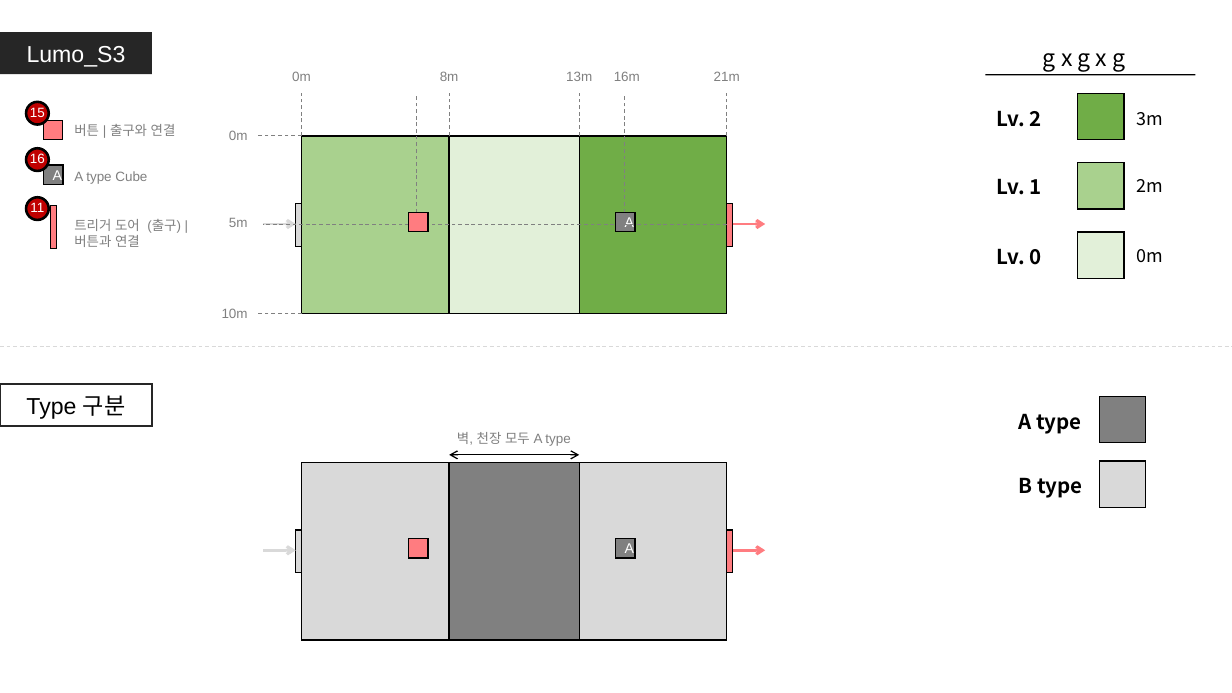
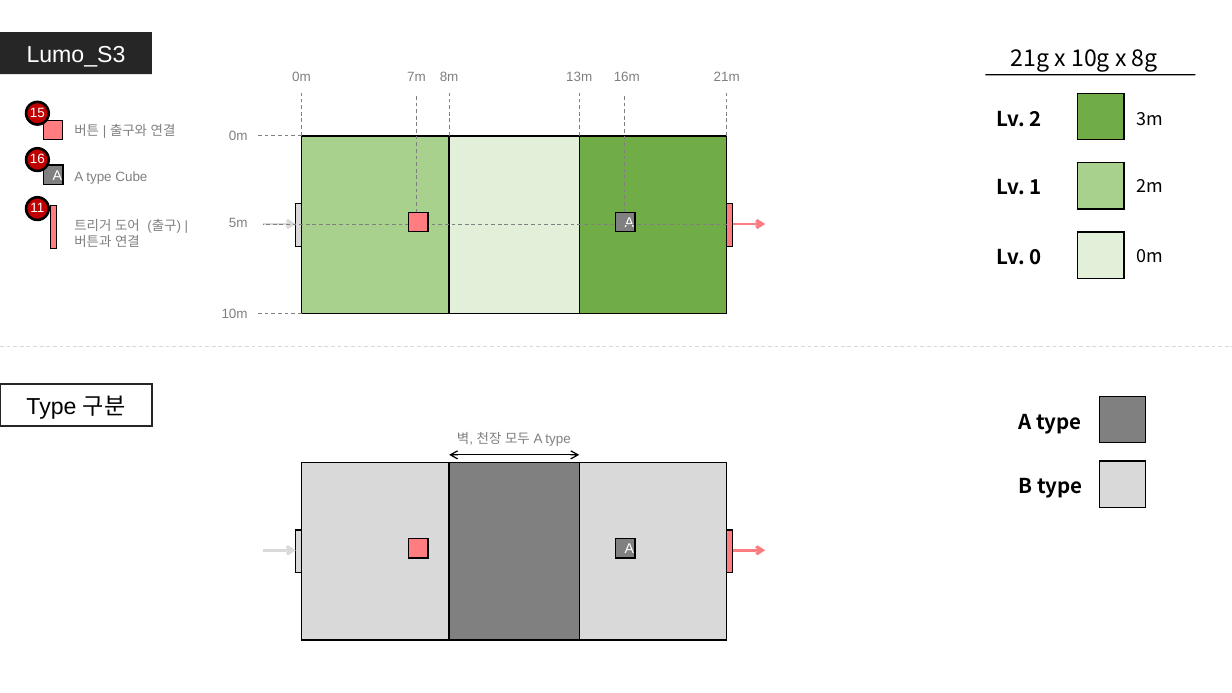
Before and after one commit to GGMGangsterHamster/GangsterHamster, a slide deck: slide 3 of Documents/Lumo_Stage.pptx (slide 1 before the commit). Drawn at 1232x693 pixels with LibreOffice and Linux fonts; fonts in the diff are those of the drawing. Boxes give left, top, right and bottom in pixels: in the first picture for what was removed or moved away, otherwise in the second. Text is boxed around its words. In the diff, an @@ line names an element or a change of style, - is before the commit and + after.

```diff
--- a/Documents/Lumo_Stage.pptx
+++ b/Documents/Lumo_Stage.pptx
@@ text at box(1011, 49, 1158, 72): text changed @@
-g x g x g
+21g x 10g x 8g
@@ text added at box(407, 72, 426, 81), 10.5 pt, text #808080 @@
+7m
```
Also in this commit, not shown: 3 other slides changed, 2 slides added, 2 other files.
